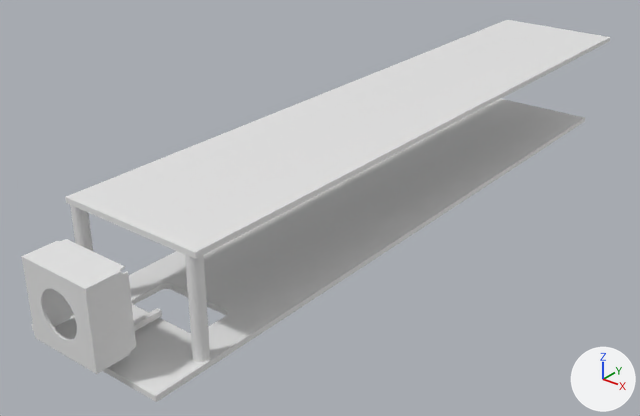
Two versions of the Blender file quad-gimbal/quad-gimbal.blend, one commit apart.
The view is the same before and after, from a 50 mm lens placed at (184.0, -123.8, 151.5), pointed at (-13.5, 123.0, -1.5). Arrows for +X, +Y and +Z are at lower right; the lights stay in place.
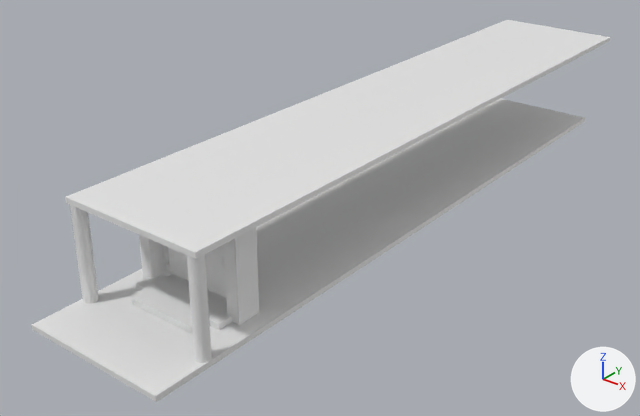
Commit message: printing first case test

Not drawn themselves, but carrying or shaping drawn objects: ob_055_tube, ob_05_case_corner, ob_04_camera, ob_07_pin_negative, ob_08_t1, ob_08_t2, ob_08_t3, ob_08_t, ob_08_n1, ob_08_n3, ob_08_n2, ob_08_n.

Pixel boxes [x1, y1, x2, y2] of what changed, in the pictures (640 x 416 px):
'05 Case', added, hidden
    before: [21, 239, 136, 374]
'Cylinder', moved, modifiers changed
    before: [70, 205, 210, 362]
    after: [70, 205, 212, 363]
'06 Pil', added
    after: [139, 228, 259, 325]
'02 Positive', shown
    after: [132, 279, 227, 333]
'055 Case', added
    after: [164, 245, 226, 298]
'05 Case.001', shown
    after: [135, 275, 232, 330]
'09 Spacer', hidden
    before: [134, 308, 162, 331]

The change, as a diff of the scene's bpy script:
```diff
--- a/quad-gimbal/quad-gimbal.blend.py
+++ b/quad-gimbal/quad-gimbal.blend.py
@@ me_cube_010 @@
 # used by ob_04_camera; location = (0.0, 0.0, 19.69); scale = (13.4, 6.3, 12.9)
-me_cube_010.from_pydata(...)  # 8 vertices, 6 faces; spans x -1.0..1.0, y -1.0..1.0, z -1.0..1.0
+me_cube_010.from_pydata(...)  # 272 vertices, 142 faces; spans x -1.0..1.0, y -3.36..1.0, z -1.0..1.0
+# me_cube_010 part 1
+# 1 face is deleted
+# 136 vertices are added at x -0.68..0.68, y -3.36..-1.0, z -0.71..0.71
+# 128 new vertices lie (0.0, 2.23, 0.0) away from vertices in x -0.58..0.58, y -3.36, z -0.6..0.6
+# 137 new faces join them
@@ me_cube_028 @@
+me_cube_028.from_pydata([(-1.0, -1.0, -1.0), (-1.0, -1.0, 1.0), (-1.0, 1.0, -1.0), (-1.0, 1.0, 1.0), (1.0, -1.0, -1.25), (1.0, -1.0, 1.25), (1.0, 1.0, -1.25), (1.0, 1.0, 1.25)], [], [(1, 3, 2, 0), (3, 7, 6, 2), (7, 5, 4, 6), (5, 1, 0, 4), (0, 2, 6, 4), (5, 7, 3, 1)])
@@ ob_05_case_corner @@
 ob_05_case_corner = bpy.data.objects.new('05 Case Corner', me_cylinder_002)
-ob_05_case_corner.location = (13.66, 5.795, 32.83)
+ob_05_case_corner.location = (13.66, 43.43, 31.28)
 ob_05_case_corner.rotation_euler = (1.571, 0.0, 0.0)  # degrees (90, 0, 0)
@@ ob_04_camera @@
 ob_04_camera = bpy.data.objects.new('04 Camera', me_cube_010)
-ob_04_camera.location = (0.0, 0.0, 19.69)
+ob_04_camera.location = (0.0, 37.63, 18.13)
 ob_04_camera.scale = (13.4, 6.3, 12.9)
-_m = ob_04_camera.modifiers.new('Boolean', 'BOOLEAN')
-_m.object = ob_04_camera_1
-_m.operation = 'UNION'
-_m.solver = 'FLOAT'
-_m = ob_04_camera.modifiers.new('Boolean.001', 'BOOLEAN')
-_m.object = ob_04_camera_2
-_m.operation = 'UNION'
-_m.solver = 'FLOAT'
 ob_04_camera.hide_viewport = True
@@ ob_05_case @@
 ob_05_case = bpy.data.objects.new('05 Case', me_cube_015)
-ob_05_case.location = (0.0, -0.8, 19.7)
+ob_05_case.location = (0.0, 36.8, 18.3)
 ob_05_case.scale = (13.9, 7.03, 13.4)
@@ ob_05_case @@
 _m = ob_05_case.modifiers.new('Boolean.001', 'BOOLEAN')
 _m.solver = 'FLOAT'
+_m = ob_05_case.modifiers.new('Boolean.002', 'BOOLEAN')
+_m.object = ob_08_t
+_m.operation = 'UNION'
+_m.solver = 'FLOAT'
+ob_05_case.hide_viewport = True
@@ ob_cylinder @@
 ob_cylinder = bpy.data.objects.new('Cylinder', me_cylinder)
-ob_cylinder.location = (24.7, 20.5, 18.3)
+ob_cylinder.location = (25.3, 20.5, 18.3)
 ob_cylinder.scale = (2.5, 2.5, 17.2)
@@ ob_cylinder @@
 _m = ob_cylinder.modifiers.new('Array', 'ARRAY')
 _m.constant_offset_displace = (0.0, 0.0, 0.0)
-_m.relative_offset_displace = (-10.0, 0.0, 0.0)
+_m.relative_offset_displace = (-10.16, 0.0, 0.0)
@@ ob_09_spacer @@
 ob_09_spacer.scale = (1.0, 13.5, 1.0)
+ob_09_spacer.hide_viewport = True
@@ ob_02_positive @@
 ob_02_positive = bpy.data.objects.new('02 Positive', me_cube_008)
-ob_02_positive.location = (0.0, 35.0, 0.5)
-ob_02_positive.scale = (0.98, 0.98, 0.98)
-ob_02_positive.hide_viewport = True
+ob_02_positive.location = (0.0, 35.0, -0.6)
+ob_02_positive.scale = (0.98, 0.98, 2.47)
@@ ob_05_case_001 @@
 ob_05_case_001 = bpy.data.objects.new('05 Case.001', me_cube_016)
-ob_05_case_001.location = (0.0, -0.8, 19.7)
-ob_05_case_001.scale = (-13.7, -6.91, -13.2)
-ob_05_case_001.hide_viewport = True
+ob_05_case_001.location = (0.0, 38.5, 2.1)
+ob_05_case_001.scale = (18.9, 4.87, 1.01)
@@ ob_08_t @@
+ob_08_t = bpy.data.objects.new('08 T', me_cube_028.copy())  # modifiers BOOLEAN, BOOLEAN, BOOLEAN
+ob_08_t.location = (-14.12, 43.68, 25.38)
+ob_08_t.scale = (0.702, 3.54, 2.93)
@@ ob_08_t3 @@
+ob_08_t3 = bpy.data.objects.new('08 T3', me_cube_028)
+ob_08_t3.location = (14.14, 43.68, 25.36)
+ob_08_t3.rotation_euler = (0.0, 3.142, 0.0)  # degrees (0, 180, 0)
+ob_08_t3.scale = (0.702, 3.54, 2.93)
@@ ob_08_t1 @@
+ob_08_t1 = bpy.data.objects.new('08 T1', me_cube_028.copy())
+ob_08_t1.location = (-14.12, 43.68, 10.94)
+ob_08_t1.scale = (0.702, 3.54, 2.93)
@@ ob_08_t2 @@
+ob_08_t2 = bpy.data.objects.new('08 T2', me_cube_028.copy())
+ob_08_t2.location = (14.14, 43.68, 10.91)
+ob_08_t2.rotation_euler = (0.0, 3.142, 0.0)  # degrees (0, 180, 0)
+ob_08_t2.scale = (0.702, 3.54, 2.93)
@@ ob_055_case @@
+ob_055_case = bpy.data.objects.new('055 Case', me_cube_016.copy())  # the mesh of ob_05_case_001; modifiers BOOLEAN, BOOLEAN, BOOLEAN, BOOLEAN
+ob_055_case.location = (0.0, 45.3, 18.3)
+ob_055_case.scale = (15.5, 1.32, 13.5)
@@ ob_08_n @@
+ob_08_n = bpy.data.objects.new('08 N', me_cube_028.copy())  # modifiers BOOLEAN, BOOLEAN, BOOLEAN
+ob_08_n.location = (-14.12, 43.68, 25.38)
+ob_08_n.scale = (0.73, 3.68, 3.05)
@@ ob_08_n2 @@
+ob_08_n2 = bpy.data.objects.new('08 N2', me_cube_028.copy())
+ob_08_n2.location = (14.14, 43.68, 10.91)
+ob_08_n2.rotation_euler = (0.0, 3.142, 0.0)  # degrees (0, 180, 0)
+ob_08_n2.scale = (0.73, 3.68, 3.05)
@@ ob_08_n1 @@
+ob_08_n1 = bpy.data.objects.new('08 N1', me_cube_028.copy())
+ob_08_n1.location = (-14.12, 43.68, 10.94)
+ob_08_n1.scale = (0.73, 3.68, 3.05)
@@ ob_08_n3 @@
+ob_08_n3 = bpy.data.objects.new('08 N3', me_cube_028.copy())
+ob_08_n3.location = (14.14, 43.68, 25.36)
+ob_08_n3.rotation_euler = (0.0, 3.142, 0.0)  # degrees (0, 180, 0)
+ob_08_n3.scale = (0.73, 3.68, 3.05)
@@ ob_07_pin_negative @@
+ob_07_pin_negative = bpy.data.objects.new('07 Pin Negative', me_cylinder.copy())  # the mesh of ob_cylinder
+ob_07_pin_negative.location = (0.256, 44.55, 18.24)
+ob_07_pin_negative.rotation_euler = (0.0, 1.571, 0.0)  # degrees (0, 90, 0)
+ob_07_pin_negative.scale = (0.615, 0.615, 24.3)
@@ ob_055_tube @@
+ob_055_tube = bpy.data.objects.new('055 Tube', me_cylinder.copy())  # the mesh of ob_cylinder
+ob_055_tube.location = (0.0, 44.55, 18.24)
+ob_055_tube.rotation_euler = (0.0, 1.571, 0.0)  # degrees (0, 90, 0)
+ob_055_tube.scale = (3.0, 3.0, 15.5)
@@ ob_06_pil @@
+ob_06_pil = bpy.data.objects.new('06 Pil', me_cube_016.copy())  # the mesh of ob_05_case_001; modifiers ARRAY
+ob_06_pil.location = (19.4, 43.9, 18.2)
+ob_06_pil.scale = (2.5, 4.5, 17.2)
```
